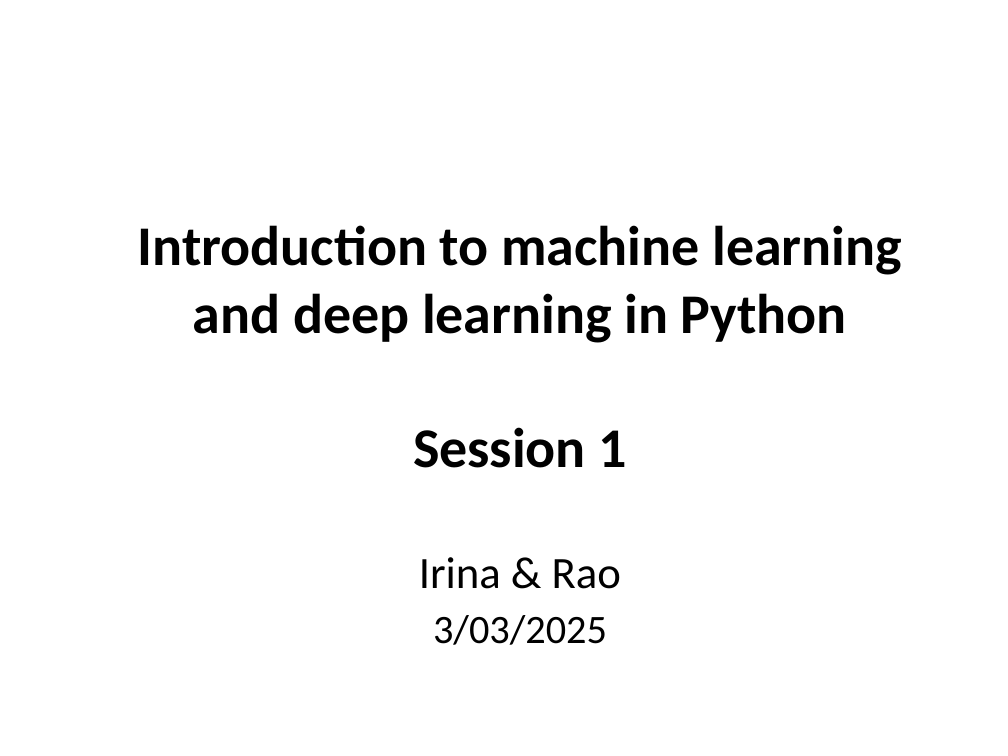
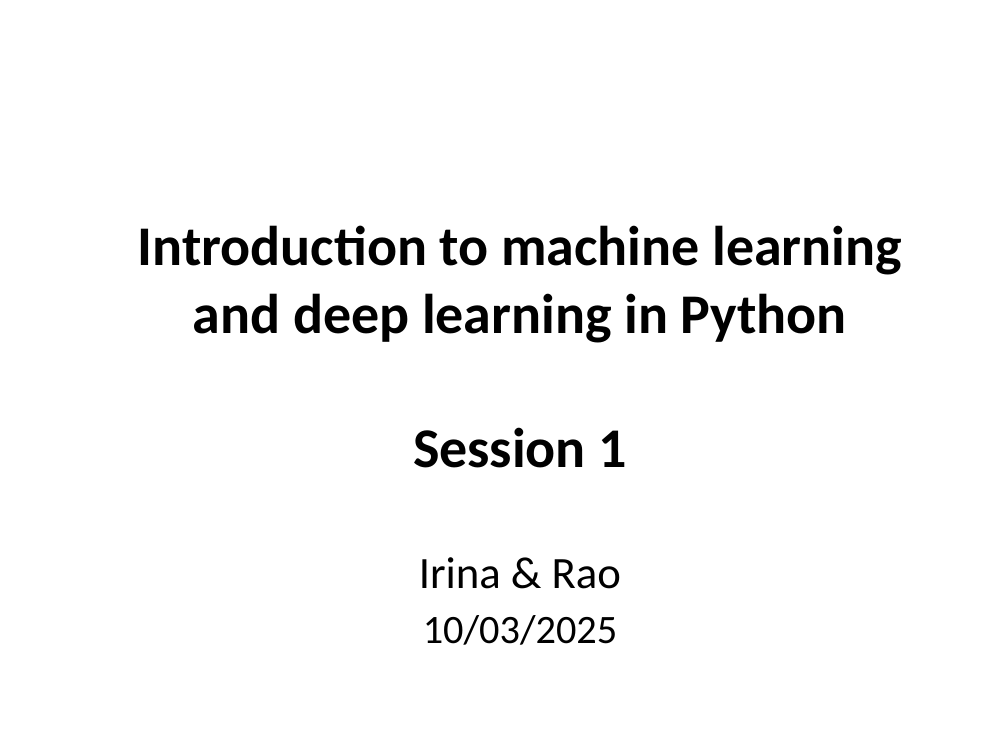
Before and after one commit to sraorao/ML_DL_intro_python_HT2025_3, a slide deck: slide 1 of Session_1_ML_DL_intro_python_MT2024.pptx. Drawn at 1008x756 pixels with LibreOffice and Linux fonts; fonts in the diff are those of the drawing. Boxes give left, top, right and bottom in pixels: in the first picture for what was removed or moved away, otherwise in the second. Text is boxed around its words. In the diff, an @@ line names an element or a change of style, - is before the commit and + after.

```diff
--- a/Session_1_ML_DL_intro_python_MT2024.pptx
+++ b/Session_1_ML_DL_intro_python_MT2024.pptx
@@ title at <box>423,615,617,645</box>: text changed @@
-3/03/2025
+10/03/2025
```
Also in this commit, not shown: 1 other slide changed, 1 slide added, 2 slides removed, 1 other file.
